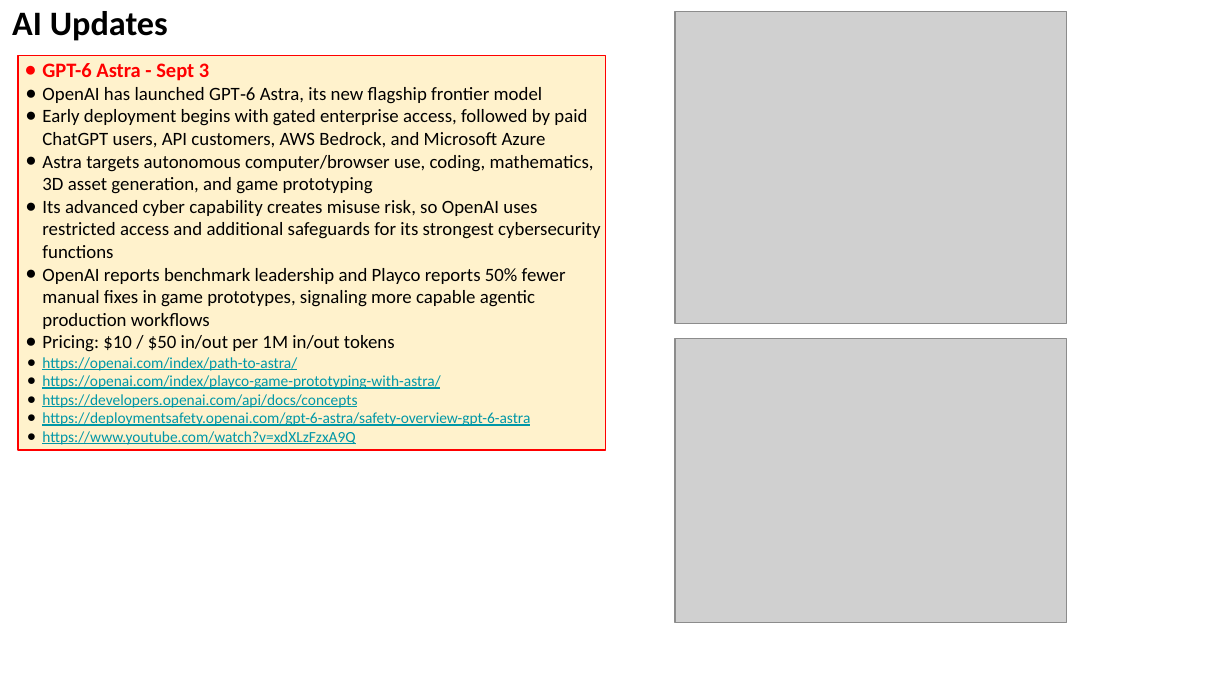
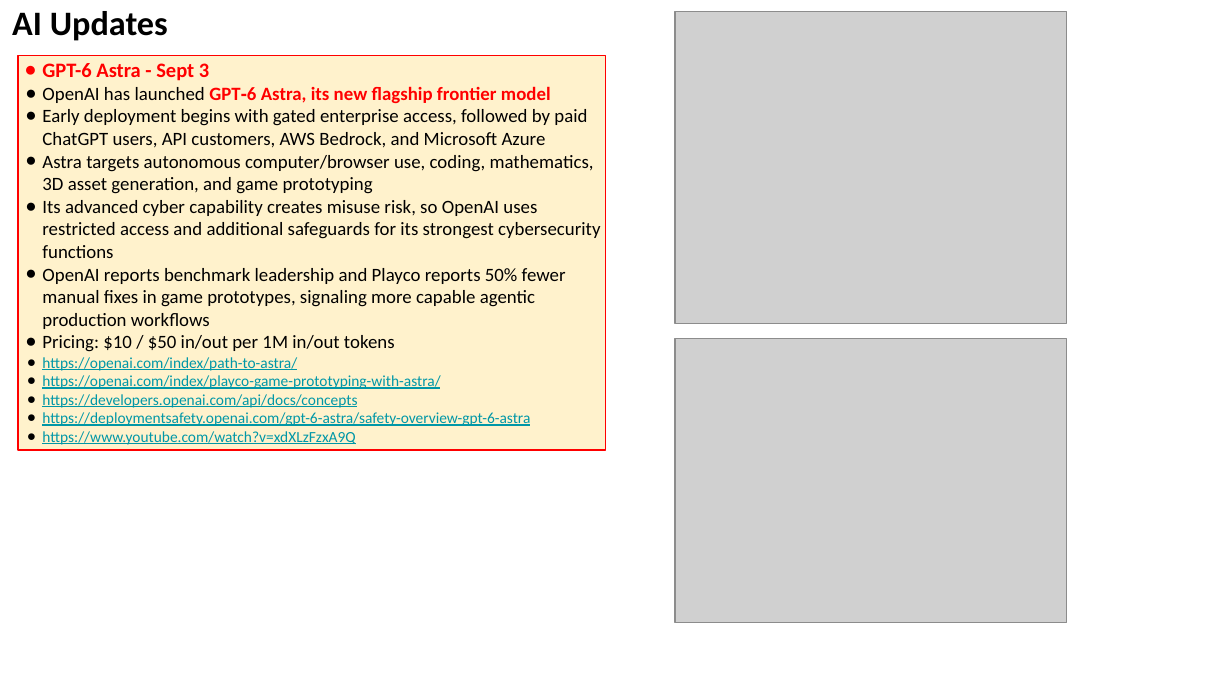
Before and after one commit to lselector/seminar, a slide deck: slide 4 of 2026/2026-09-04-AI-Updates.pptx. Drawn at 1232x693 pixels with LibreOffice and Linux fonts; fonts in the diff are those of the drawing; grey boxes stand for pictures. Boxes give left, top, right and bottom in pixels: in the first picture for what was removed or moved away, otherwise in the second. Text is boxed around its words. In the diff, an @@ line names an element or a change of style, - is before the commit and + after.

```diff
--- a/2026/2026-09-04-AI-Updates.pptx
+++ b/2026/2026-09-04-AI-Updates.pptx
@@ text in rectangle at box(42, 86, 551, 103): text colour #000000 to #FF0000, bold on in "GPT‑6 Astra, its new flagship frontier model" @@
```
Also in this commit, not shown: 6 other slides changed.
